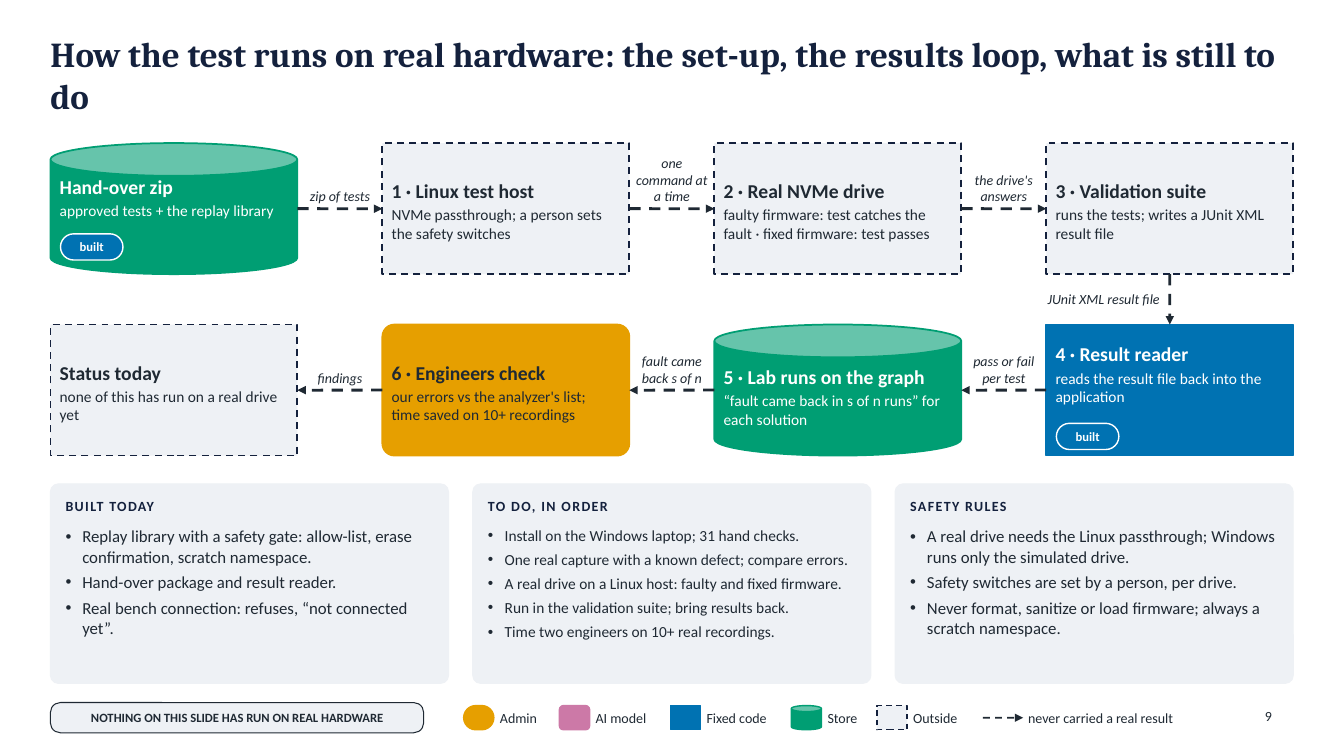
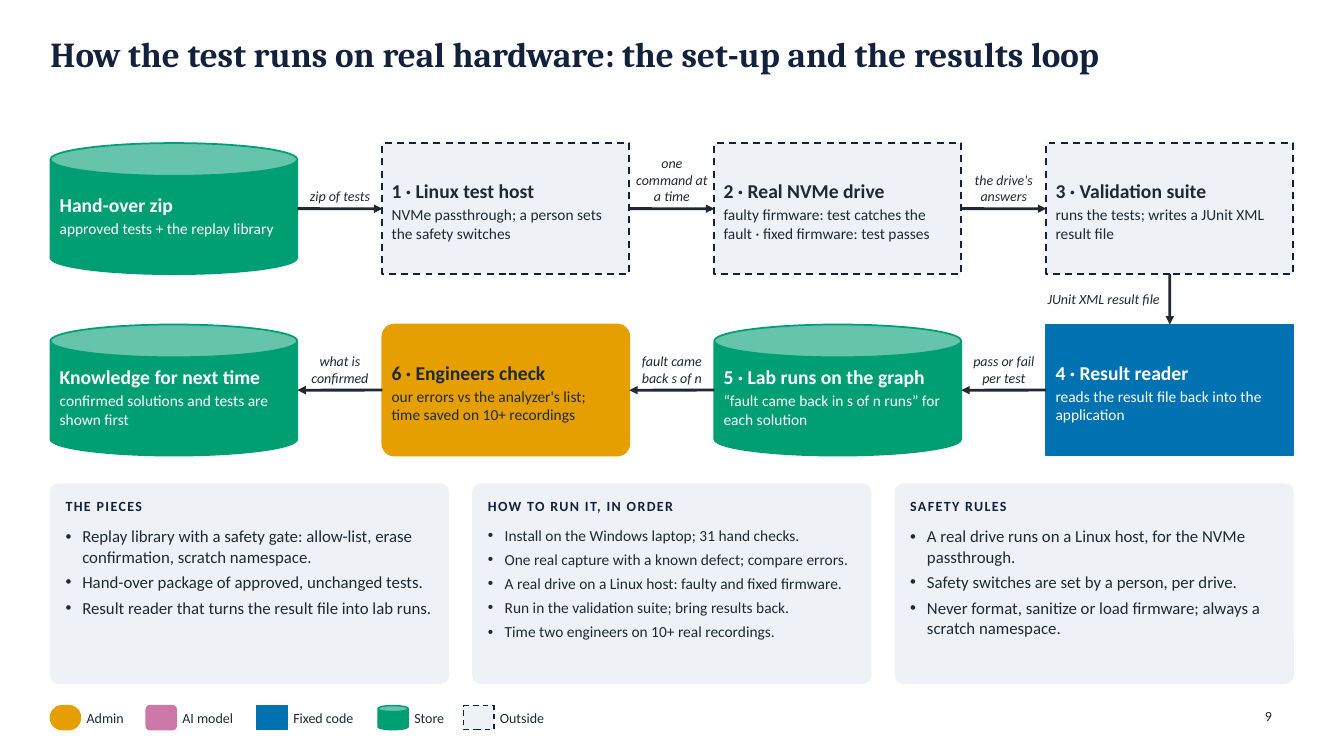
Before and after one commit to Gangasagarhl/Tempororay, a slide deck: slide 9 of Field_to_Test_Loop_architecture_families_stages_tests.pptx. Drawn at 1344x756 pixels with LibreOffice and Linux fonts; fonts in the diff are those of the drawing. Boxes give left, top, right and bottom in pixels: in the first picture for what was removed or moved away, otherwise in the second. Text is boxed around its words. In the diff, an @@ line names an element or a change of style, - is before the commit and + after.

Commit message:
Deck: remove the data and status tags; plain wording on every slide

```diff
--- a/Field_to_Test_Loop_architecture_families_stages_tests.pptx
+++ b/Field_to_Test_Loop_architecture_families_stages_tests.pptx
@@ title at [50,42,1099,75]: text changed @@
-How the test runs on real hardware: the set-up, the results loop, what is still to do
+How the test runs on real hardware: the set-up and the results loop
@@ text "Hand-over zip": place and size @@
-text "Hand-over zip" at [60,180,273,219]
+text "Hand-over zip" at [60,198,273,237]
@@ arrow (297, 209) - (382, 209): stroke #1F2933 2 pt dashed to #1F2933 2 pt @@
@@ arrow (629, 209) - (715, 209): stroke #1F2933 2 pt dashed to #1F2933 2 pt @@
@@ arrow (962, 209) - (1047, 209): stroke #1F2933 2 pt dashed to #1F2933 2 pt @@
@@ rounded rectangle removed at [60,234,123,260] @@
@@ text removed at [80,242,104,251] @@
-built
@@ arrow (1170, 274) - (1171, 325): stroke #1F2933 2 pt dashed to #1F2933 2 pt @@
@@ rectangle removed at [50,325,297,456] @@
@@ cylinder added at [50,325,297,456], fill #009E73, outline #009E73 1.25 pt @@
@@ text "4 · Result reader": place and size @@
-text "4 · Result reader" at [1056,347,1261,405]
+text "4 · Result reader" at [1056,366,1261,423]
@@ text at [311,356,368,385]: text changed @@
-findings
+what is confirmed
@@ text removed at [60,366,277,423] @@
-Status today
-none of this has run on a real drive yet
@@ text added at [60,370,268,425], 11 pt, text #FFFFFF @@
+Knowledge for next time
+confirmed solutions and tests are shown first
@@ arrow (382, 390) - (297, 390): stroke #1F2933 2 pt dashed to #1F2933 2 pt @@
@@ arrow (715, 390) - (629, 390): stroke #1F2933 2 pt dashed to #1F2933 2 pt @@
@@ arrow (1047, 390) - (962, 390): stroke #1F2933 2 pt dashed to #1F2933 2 pt @@
@@ rounded rectangle removed at [1057,423,1119,450] @@
@@ text removed at [1076,432,1100,441] @@
-built
@@ text at [66,502,142,511]: text changed @@
-BUILT TODAY
+THE PIECES
@@ text at [488,502,673,513]: text changed @@
-TO DO, IN ORDER
+HOW TO RUN IT, IN ORDER
@@ text at [927,530,1245,566]: text changed @@
-• A real drive needs the Linux passthrough; Windows runs only the simulated drive.
+• A real drive runs on a Linux host, for the NVMe passthrough.
@@ text at [82,576,431,614]: text changed @@
-• Hand-over package and result reader.
-• Real bench connection: refuses, “not connected yet”.
+• Hand-over package of approved, unchanged tests.
+• Result reader that turns the result file into lab runs.
@@ rounded rectangle removed at [50,703,423,733] @@
@@ text removed at [91,713,383,722] @@
-NOTHING ON THIS SLIDE HAS RUN ON REAL HARDWARE
@@ 5 texts, 2 rectangles, 2 rounded rectangles, 1 cylinder: place and size @@
-5 texts, 2 rectangles, 2 rounded rectangles, 1 cylinder at [464,706,957,730]
+5 texts, 2 rectangles, 2 rounded rectangles, 1 cylinder at [50,706,544,730]
@@ arrow removed from (983, 718) to (1023, 718) @@
@@ text removed at [1028,713,1173,723] @@
-never carried a real result
```
Also in this commit, not shown: 8 other slides changed, 1 other file.
